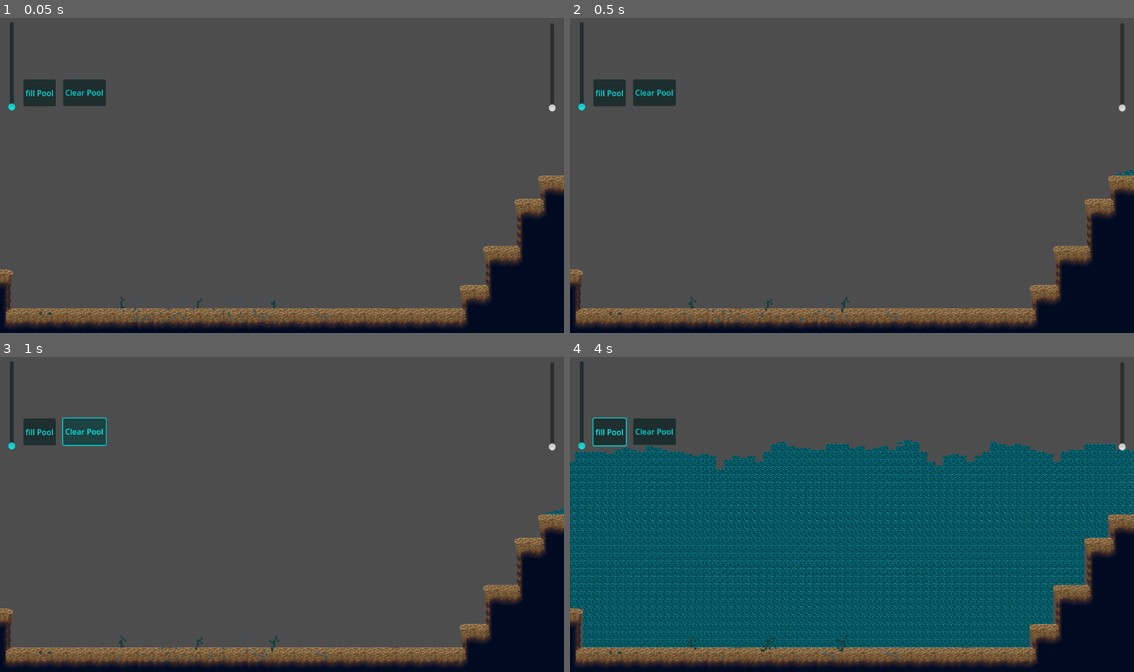
Above: before the commit, frames 1-4 (two rows, left to right).
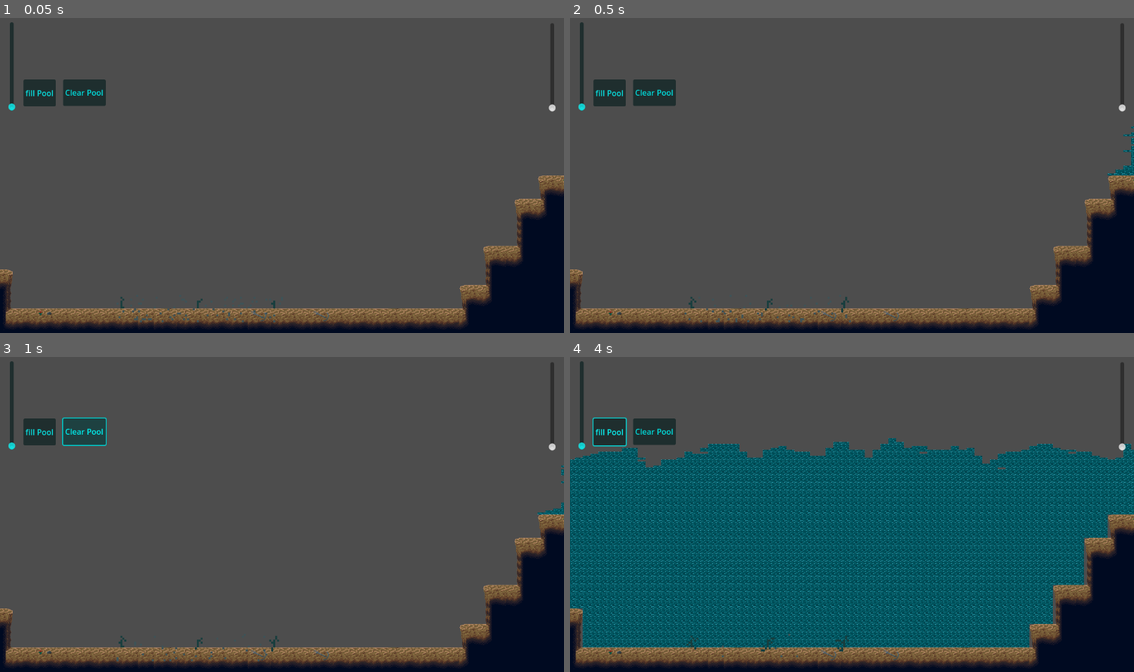
Above: after the commit, the same moments.

Repository: ValentinBirth/Korallenwachstum
Game: Godot game, scene res://scenes/main.tscn
Two runs of this game, one before a commit and one after it. Both use one fixed random seed, a clock stepped at 60 frames per second and the inputs below.
Inputs (mouse positions are in pixels of both pictures, inside the frame that each line leads up to):
- Up to frame 1 (0.05 s): no input
- Up to frame 2 (0.5 s): no input
- Up to frame 3 (1 s): click "Clear Pool" at 0.5 s
- Up to frame 4 (4 s): click "fill Pool" at 1.25 s; move the mouse to (976, 498) at 2.02 s; hold Right (ui_right) 2.03-2.78 s; click (976, 498) at 2.1 s; move the mouse to (739, 530) at 2.77 s; hold Down (ui_down) 2.78-3.53 s; right-click (739, 530) at 2.85 s; move the mouse to (908, 445) at 3.52 s; hold Right (ui_right) from 3.53 s (still down); tap Mouse wheel up (zoom_in) at 3.6 s

Frame 1 is identical in both runs. In frame 2, 0.1% of the frame differs, in the area x 95-100%, y 34-50%; in frame 3, less than 0.1%; in frame 4, 2.2%, in the area x 0-100%, y 25-36%.

Commit message:
Watersim improvments

Diff:
--- a/scenes/main/code/WaterSimulation.gd
+++ b/scenes/main/code/WaterSimulation.gd
@@ -237,11 +237,6 @@
 	if flow <= 0.001:
 		return
 
-	# Calculate salt flow
-	var salt_flow = 0.0
-	if from_cell.water_amount > 0.001:
-		salt_flow = salt_amount * (flow / from_cell.water_amount)
-
 	# Calculate velocity transfer
 	var velocity_transfer = from_cell.velocity.lerp(velocity, 0.5) * VELOCITY_TRANSFER
 
@@ -256,8 +251,8 @@
 	# Apply flow to the cells
 	from_cell.water_amount -= flow
 	to_cell.water_amount += flow
-	from_cell.salt_amount -= salt_flow
-	to_cell.salt_amount += salt_flow
+	from_cell.salt_amount -= salt_amount
+	to_cell.salt_amount += salt_amount
 
 	# Apply new velocity
 	to_cell.velocity = new_velocity
--- a/scenes/main/code/main.gd
+++ b/scenes/main/code/main.gd
@@ -23,17 +23,23 @@
 @export var salt_amount: float = 1.0
 
 # Source and drain parameters
-@export var source_water_rate: float = 1
+@export var source_water_rate: float = 0.5
 @export var source_salt_concentration: float = 0.0
-@export var drain_rate: float = 0.5
+@export var drain_rate: float = 1
 
 # Hardcoded source and drain positions
 @export var source_positions: Array[Vector2i] = [
-	Vector2i(14,1)
+	Vector2i(14,1),
+	Vector2i(14,2),
+	Vector2i(14,3),
+	Vector2i(14,4)
 ]
 
 @export var drain_positions: Array[Vector2i] = [
-	Vector2i(-64,1)
+	Vector2i(-64,1),
+	Vector2i(-64,2),
+	Vector2i(-64,3),
+	Vector2i(-64,4)
 ]
 func findCoralCells():
 	var corals = {}
